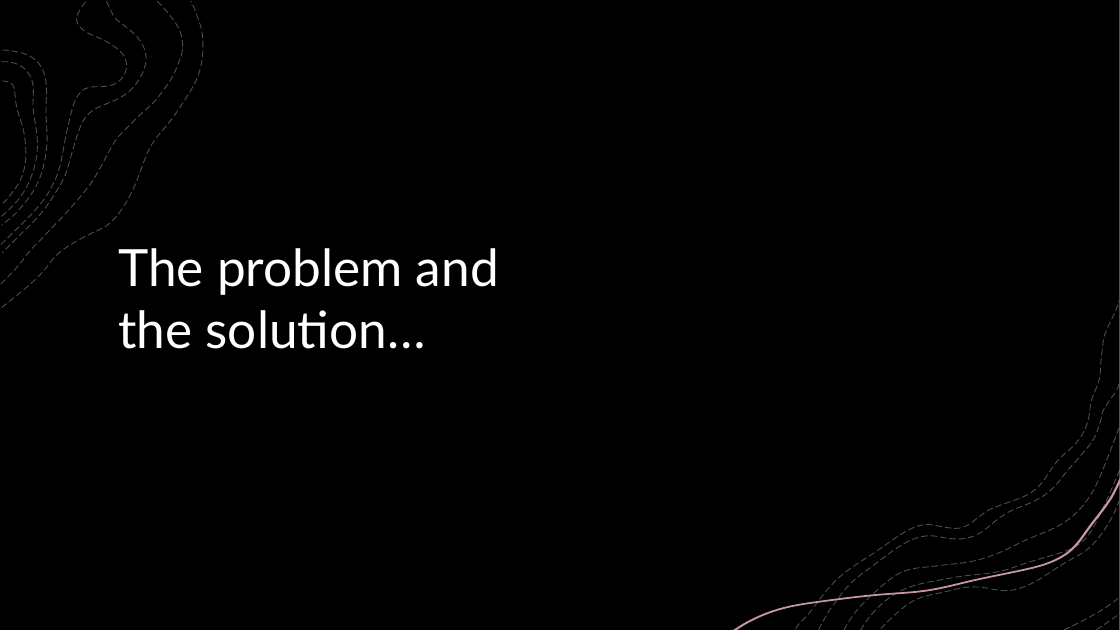
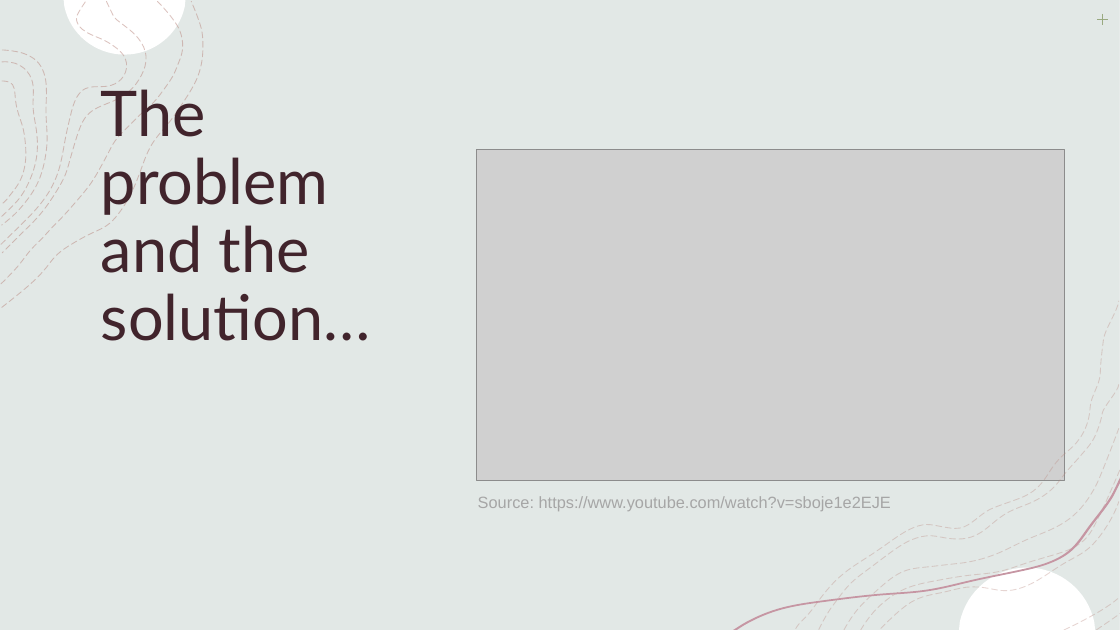
Before and after one commit to dkinneyBU/DSC680, a slide deck: slide 13 of Assignments/Week12/DKinney-Project 3 Presentation.pptx (slide 14 before the commit). Drawn at 1120x630 pixels with LibreOffice and Linux fonts; fonts in the diff are those of the drawing; grey boxes stand for pictures; background and template pictures are left out; a plain dark background stands for a picture behind light text. Boxes give left, top, right and bottom in pixels: in the first picture for what was removed or moved away, otherwise in the second. Text is boxed around its words. In the diff, an @@ line names an element or a change of style, - is before the commit and + after.

```diff
--- a/Assignments/Week12/DKinney-Project 3 Presentation.pptx
+++ b/Assignments/Week12/DKinney-Project 3 Presentation.pptx
@@ background picture (left out) to #FFFFFF @@
@@ rectangle at (0,0,1120,630): fill #000000 to #E2E8E6 @@
@@ freeform shape removed at (64,0,186,55) @@
@@ line added from (1097, 19) to (1108, 19), #99A980 1 pt @@
@@ line added from (1103, 13) to (1103, 24), #99A980 1 pt @@
@@ group added at (1,0,186,284): 4 freeform shapes @@
@@ title "The problem and the solution…": place and size @@
-title "The problem and the solution…" at (118,248,499,349)
+title "The problem and the solution…" at (101,81,371,341)
@@ title "The problem and the solution…" at (101,81,371,341): size 44 to 54 pt, text colour #FFFFFF to #41242C; line spacing 1 to 0.9; vertical alignment middle to bottom @@
@@ picture added at (476,150,1065,481) @@
@@ group added at (814,385,1116,630): 5 freeform shapes @@
@@ outline #E2E8E6 0.75 pt dashed to #BA887F 0.75 pt dashed in 14 elements at (2,2,203,308), (1,2,182,284), (3,2,146,253), (1,2,127,245), (2,50,47,224), (1,62,37,218), (3,81,26,203), (796,301,1119,628), (819,385,1119,630), (1096,613,1120,629), (1065,599,1118,630), (881,502,1119,628), (861,470,1120,630), (844,429,1119,630) @@
@@ freeform shape removed at (733,477,1120,630) @@
@@ freeform shape added at (733,477,1120,630), fill #C696A3 @@
@@ text added at (478,496,891,511), 14 pt, text #A6A6A6 @@
+Source: https://www.youtube.com/watch?v=sboje1e2EJE
@@ freeform shape removed at (960,567,1096,629) @@
@@ freeform shape added at (960,567,1096,629), fill #FFFFFF @@
@@ freeform shape added at (960,568,1096,630), fill #FFFFFF @@
```
Also in this commit, not shown: 2 other slides changed, 1 slide added, 1 other file.
